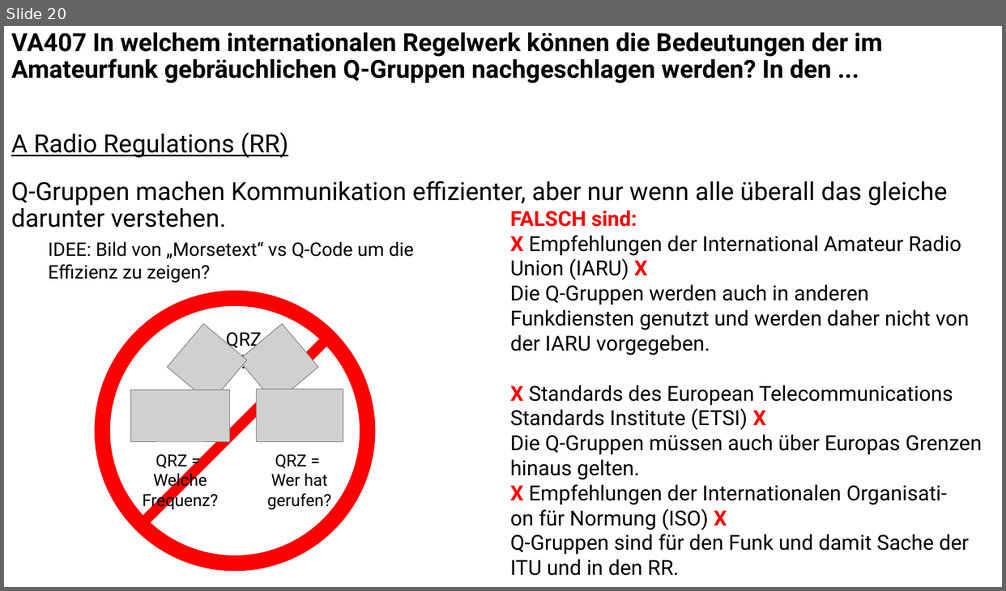
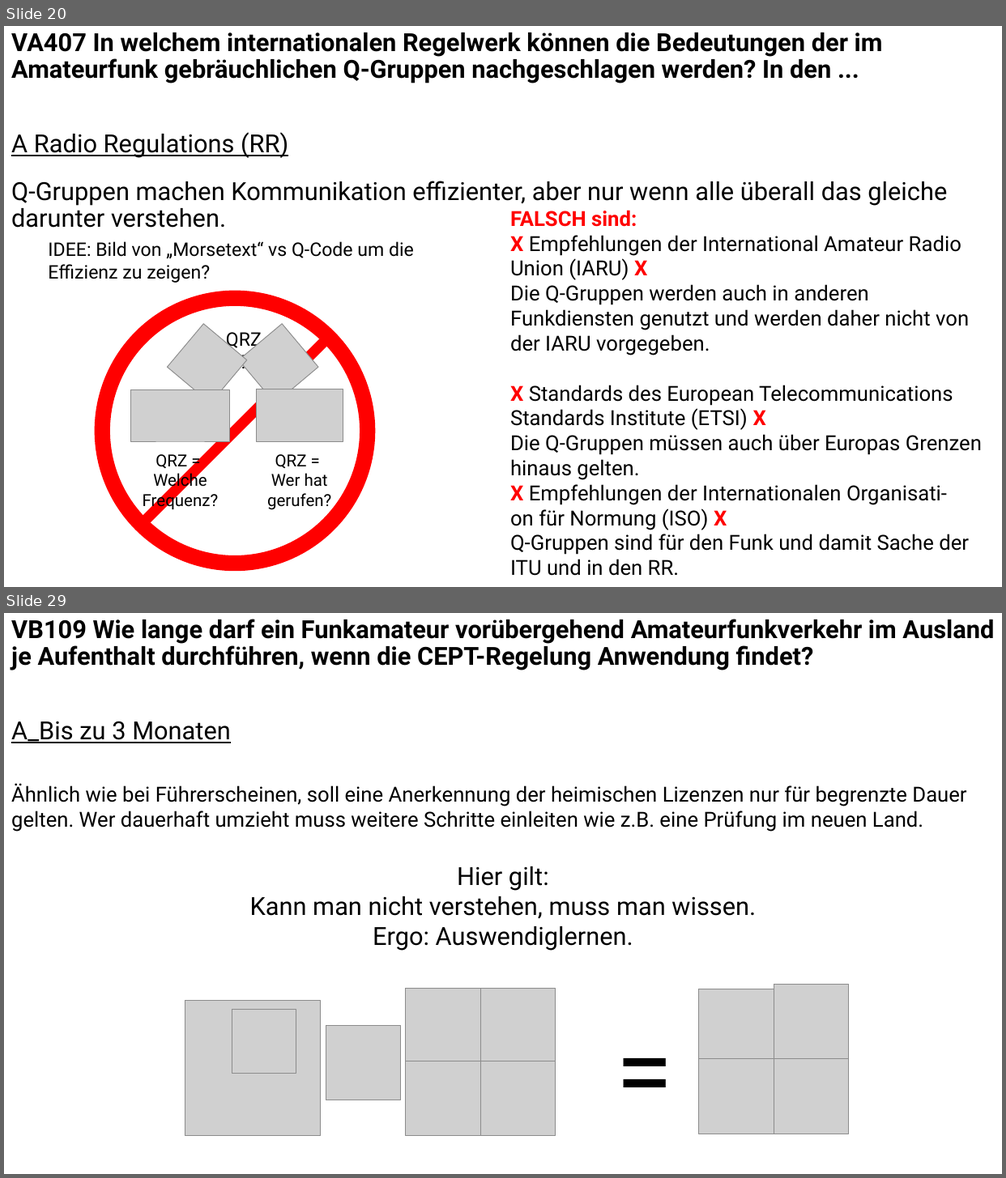
Before and after one commit to Nothinel/Lichtblicke_Amateurfunk, a slide deck: Kenntnisse_von_Vorschriften/Lichtblicke_Kenntnisse_von_Vorschriften.pptx. Shown one above the other, each under a label of ours: slide 20 before the commit, slides 20 and 29 after it; the slides between them are not shown. The pictures are 1006x591 and 1006x1178 pixels, drawn with LibreOffice and Linux fonts; fonts in the diff are those of the drawing; grey boxes stand for pictures. Boxes give left, top, right and bottom in pixels: in the first picture for what was removed or moved away, otherwise in the second. Text is boxed around its words. In the diff, an @@ line names an element or a change of style, - is before the commit and + after.

```diff
--- a/Kenntnisse_von_Vorschriften/Lichtblicke_Kenntnisse_von_Vorschriften.pptx
+++ b/Kenntnisse_von_Vorschriften/Lichtblicke_Kenntnisse_von_Vorschriften.pptx
@@ slide 29 added at [4, 613, 1002, 1174], background #FFFFFF @@
@@ text added at [11, 619, 994, 743], 24 pt, text #000000, bold @@
+VB109 Wie lange darf ein Funkamateur vorübergehend Amateurfunkverkehr im Ausland je Aufenthalt durchführen, wenn die CEPT-Regelung Anwendung findet?
+A_Bis zu 3 Monaten
@@ text added at [11, 783, 966, 832], 20 pt, text #000000 @@
+Ähnlich wie bei Führerscheinen, soll eine Anerkennung der heimischen Lizenzen nur für begrenzte Dauer gelten. Wer dauerhaft umzieht muss weitere Schritte einleiten wie z.B. eine Prüfung im neuen Land.
@@ text added at [250, 867, 756, 951], 24 pt, text #000000 @@
+Hier gilt:
+Kann man nicht verstehen, muss man wissen.
+Ergo: Auswendiglernen.
@@ picture added at [185, 1001, 321, 1136] @@
@@ picture added at [406, 988, 481, 1063] @@
@@ picture added at [481, 988, 556, 1063] @@
@@ text added at [608, 1001, 683, 1134], 100 pt, text #000000 @@
+=
@@ picture added at [699, 989, 774, 1063] @@
@@ picture added at [774, 984, 849, 1059] @@
@@ picture added at [232, 1010, 296, 1073] @@
@@ picture added at [326, 1025, 401, 1101] @@
@@ picture added at [406, 1062, 481, 1136] @@
@@ picture added at [481, 1062, 556, 1136] @@
@@ picture added at [699, 1059, 774, 1134] @@
@@ picture added at [774, 1059, 849, 1134] @@
```
Also in this commit, not shown: 1 slide changed, 10 other slides added, 2 other files.
